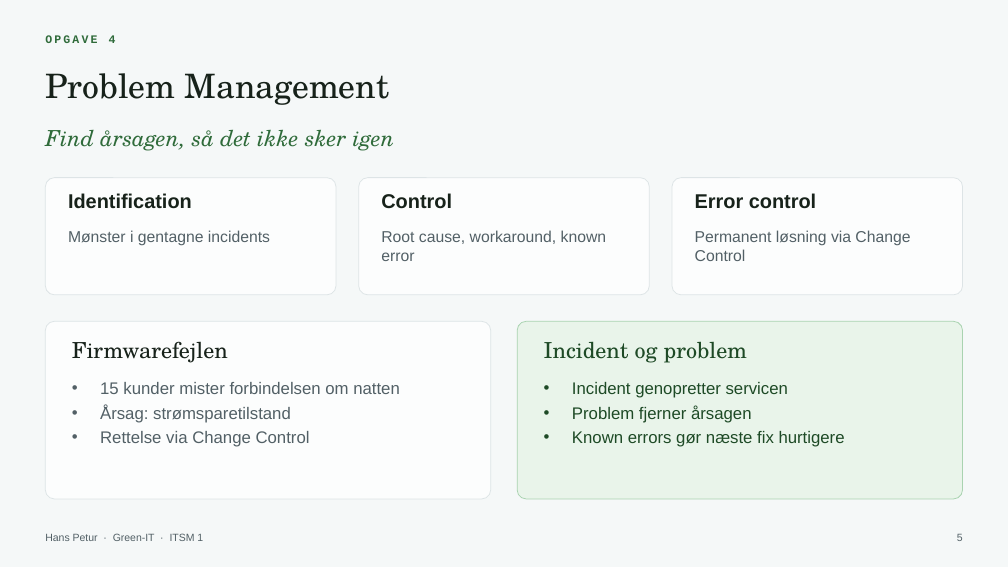
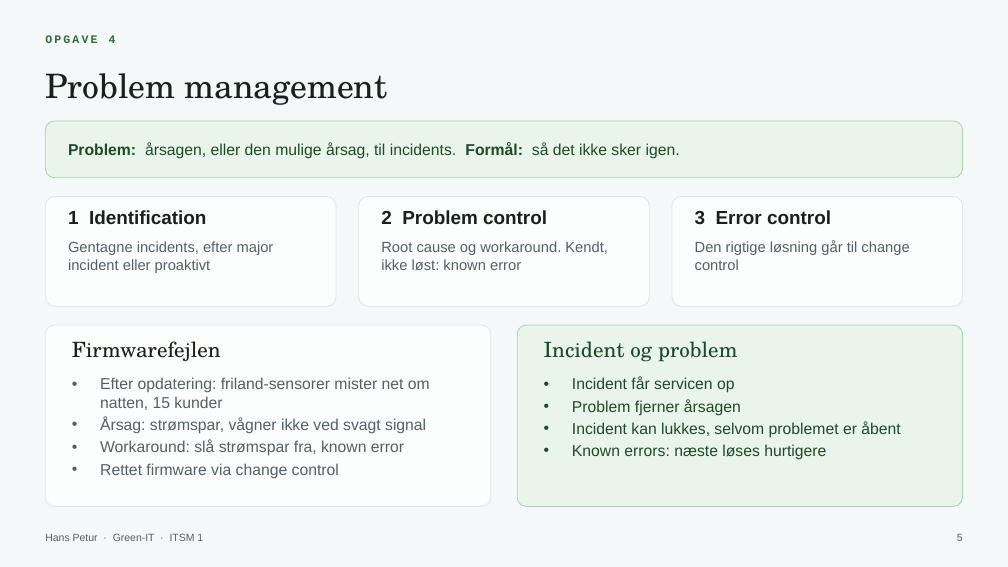
Before and after one commit to patrickhaahr/itil, a slide deck: slide 5 of praesentation/green-it-hans.pptx. Drawn at 1008x567 pixels with LibreOffice and Linux fonts; fonts in the diff are those of the drawing. Boxes give left, top, right and bottom in pixels: in the first picture for what was removed or moved away, otherwise in the second. Text is boxed around its words. In the diff, an @@ line names an element or a change of style, - is before the commit and + after.

Commit message:
Opdater Hans' slides

```diff
--- a/praesentation/green-it-hans.pptx
+++ b/praesentation/green-it-hans.pptx
@@ text at box(45, 73, 388, 105): text changed @@
-Problem Management
+Problem management
@@ rounded rectangle added at box(45, 121, 963, 178), fill #E9F4EA, outline #A9D3B0 0.75 pt @@
@@ text at box(68, 142, 680, 159): text changed; size 21 to 15 pt; font TeX Gyre Schola to Arial; text colour #2F6B3A to #1E4A26; italic off @@
-Find årsagen, så det ikke sker igen
+Problem: årsagen, eller den mulige årsag, til incidents. Formål: så det ikke sker igen.
@@ text "Problem: årsagen, eller den mulige ..." at box(68, 142, 680, 159): vertical alignment top to middle @@
@@ rounded rectangle: place and size @@
-rounded rectangle at box(45, 178, 336, 295)
+rounded rectangle at box(45, 197, 336, 306)
@@ rounded rectangle: place and size @@
-rounded rectangle at box(358, 178, 649, 295)
+rounded rectangle at box(358, 197, 649, 306)
@@ proportions changed in 5 elements at box(45, 325, 491, 507), box(517, 325, 963, 507), box(45, 197, 336, 306), box(358, 197, 649, 306), box(672, 197, 963, 306) @@
@@ rounded rectangle: place and size @@
-rounded rectangle at box(672, 178, 963, 295)
+rounded rectangle at box(672, 197, 963, 306)
@@ text at box(68, 210, 206, 224): text changed; size 19 to 18 pt @@
-Identification
+1 Identification
@@ text at box(381, 210, 547, 224): text changed; size 19 to 18 pt @@
-Control
+2 Problem control
@@ text at box(695, 210, 831, 225): text changed; size 19 to 18 pt @@
-Error control
+3 Error control
@@ text at box(68, 241, 274, 273): text changed; size 15 to 14 pt @@
-Mønster i gentagne incidents
+Gentagne incidents, efter major incident eller proaktivt
@@ text at box(381, 241, 608, 270): text changed; size 15 to 14 pt @@
-Root cause, workaround, known error
+Root cause og workaround. Kendt, ikke løst: known error
@@ text at box(695, 241, 909, 270): text changed; size 15 to 14 pt @@
-Permanent løsning via Change Control
+Den rigtige løsning går til change control
@@ rounded rectangle: place and size @@
-rounded rectangle at box(45, 321, 491, 499)
+rounded rectangle at box(45, 325, 491, 507)
@@ rounded rectangle: place and size @@
-rounded rectangle at box(517, 321, 963, 499)
+rounded rectangle at box(517, 325, 963, 507)
@@ text "Firmwarefejlen" at box(72, 341, 221, 361): size 21 to 20 pt @@
@@ text "Incident og problem" at box(544, 341, 737, 362): size 21 to 20 pt @@
@@ text at box(100, 377, 430, 478): text changed; size 16 to 15 pt @@
-• 15 kunder mister forbindelsen om natten
-• Årsag: strømsparetilstand
-• Rettelse via Change Control
+• Efter opdatering: friland-sensorer mister net om natten, 15 kunder
+• Årsag: strømspar, vågner ikke ved svagt signal
+• Workaround: slå strømspar fra, known error
+• Rettet firmware via change control
@@ text at box(572, 377, 735, 393): text changed; size 16 to 15 pt @@
-• Incident genopretter servicen
+• Incident får servicen op
@@ text at box(572, 399, 741, 416): size 16 to 15 pt in "Problem fjerner årsagen"; less space between paragraphs @@
@@ text at box(572, 421, 900, 460): text changed; size 16 to 15 pt @@
-• Known errors gør næste fix hurtigere
+• Incident kan lukkes, selvom problemet er åbent
+• Known errors: næste løses hurtigere
```
Also in this commit, not shown: 5 other slides changed.
